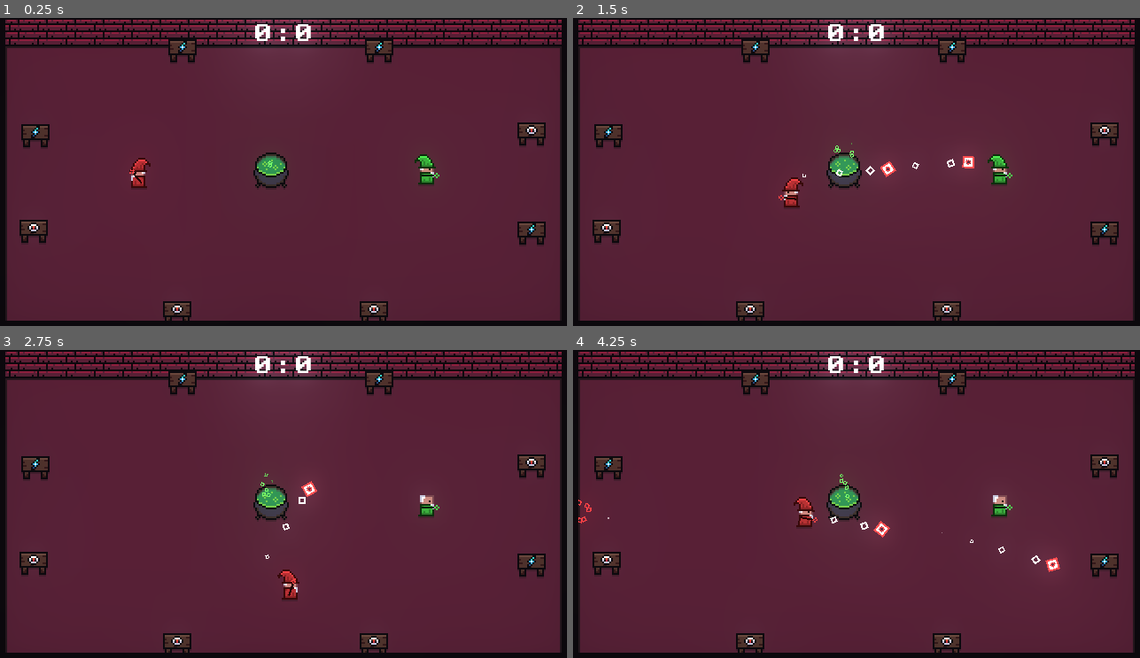
Above: before the commit, frames 1-4 (two rows, left to right).
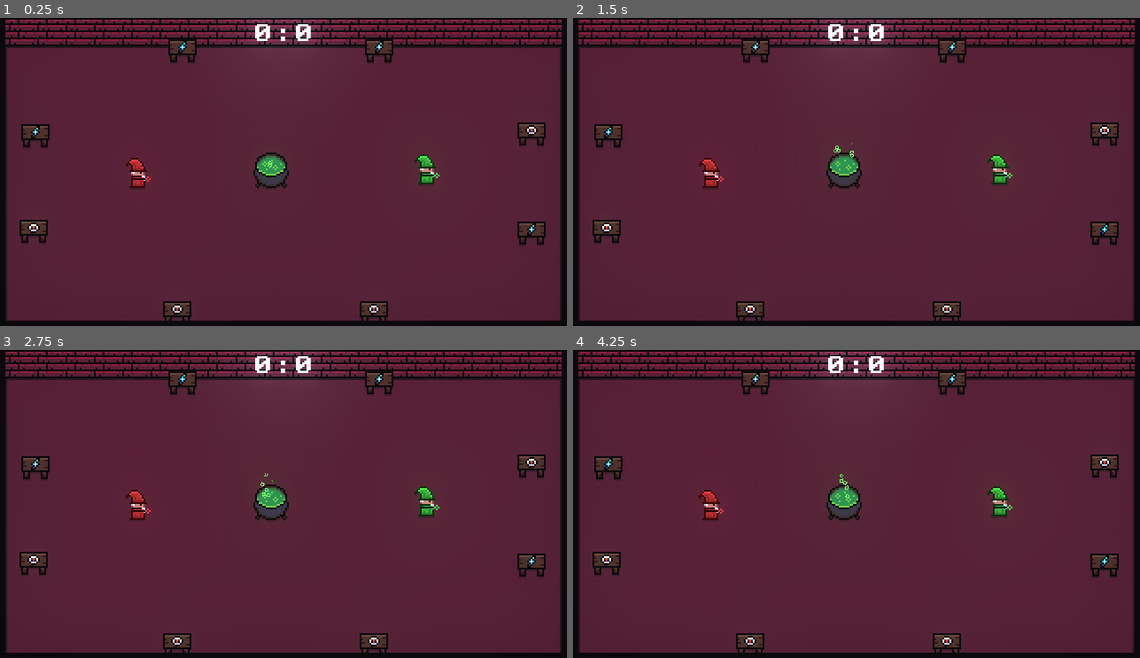
Above: after the commit, the same moments.

Repository: JoeZlonicky/spellbrew
Game: Godot game, scene res://game/game.tscn
Two runs of this game, one before a commit and one after it. Both use one fixed random seed, a clock stepped at 60 frames per second and the inputs below.
Inputs (mouse positions are in pixels of both pictures, inside the frame that each line leads up to):
- Up to frame 1 (0.25 s): no input
- Up to frame 2 (1.5 s): tap Enter at 0.5 s; move the mouse to (981, 162) at 0.52 s; press the mouse at (981, 162) at 0.53 s; hold D (move_right) 0.53-1.28 s; move the mouse to (743, 193) at 1.27 s; release the mouse at (743, 193) at 1.28 s; hold S (move_down) from 1.28 s (still down); click (743, 193) at 1.35 s
- Up to frame 3 (2.75 s): move the mouse to (340, 439) at 2.02 s; release S (move_down) at 2.03 s; hold D (move_right) from 2.03 s (still down); hold E (interact) from 2.03 s (still down); click (340, 439) at 2.3 s
- Up to frame 4 (4.25 s): move the mouse to (828, 571) at 2.77 s; release D (move_right) at 2.78 s; release E (interact) at 2.78 s; hold W (move_up) 2.78-3.53 s; click (828, 571) at 2.85 s; move the mouse to (1026, 556) at 3.52 s; press the mouse at (1026, 556) at 3.53 s; hold A (move_left) from 3.53 s (still down)

The runs differ from the first frame. In frame 1, 0.2% of the frame differs, in the area x 22-27%, y 45-56%; in frame 2, 0.7%; in frame 3, 0.7%; in frame 4, 0.9%, in the area x 0-86%, y 44-73%.

Commit message:
Controller working

Diff:
--- a/dungeon/dungeon.tscn
+++ b/dungeon/dungeon.tscn
@@ -6,6 +6,31 @@
 [ext_resource path="res://interactable/table/table.tscn" type="PackedScene" id=4]
 [ext_resource path="res://shaders/whiten_shader.tres" type="Shader" id=5]
 [ext_resource path="res://dungeon/dungeon.gd" type="Script" id=6]
+
+[sub_resource type="ShaderMaterial" id=12]
+resource_local_to_scene = true
+shader = ExtResource( 5 )
+shader_param/strength = 1.0
+
+[sub_resource type="ShaderMaterial" id=13]
+resource_local_to_scene = true
+shader = ExtResource( 5 )
+shader_param/strength = 1.0
+
+[sub_resource type="ShaderMaterial" id=14]
+resource_local_to_scene = true
+shader = ExtResource( 5 )
+shader_param/strength = 1.0
+
+[sub_resource type="RectangleShape2D" id=15]
+resource_local_to_scene = true
+extents = Vector2( 4.5, 1 )
+
+[sub_resource type="RectangleShape2D" id=16]
+resource_local_to_scene = true
+extents = Vector2( 5, 8 )
+
+[sub_resource type="AnimationNodeStateMachinePlayback" id=17]
 
 [sub_resource type="ShaderMaterial" id=6]
 shader = ExtResource( 5 )
@@ -108,6 +133,36 @@
 [node name="Player1" parent="YSort/Players" instance=ExtResource( 2 )]
 position = Vector2( 78, 96 )
 
+[node name="Robe" parent="YSort/Players/Player1/Direction/Sprite" index="0"]
+self_modulate = Color( 2.5, 0.5, 0.5, 1 )
+
+[node name="Whiten" parent="YSort/Players/Player1/Direction/Sprite/Robe" index="0"]
+material = SubResource( 12 )
+
+[node name="Whiten" parent="YSort/Players/Player1/Direction/Sprite/Head" index="0"]
+material = SubResource( 13 )
+
+[node name="Hat" parent="YSort/Players/Player1/Direction/Sprite" index="3"]
+self_modulate = Color( 2.5, 0.5, 0.5, 1 )
+
+[node name="Whiten" parent="YSort/Players/Player1/Direction/Sprite/Hat" index="0"]
+material = SubResource( 14 )
+
+[node name="CollisionShape2D" parent="YSort/Players/Player1" index="2"]
+shape = SubResource( 15 )
+
+[node name="CollisionShape2D" parent="YSort/Players/Player1/Hitbox" index="0"]
+shape = SubResource( 16 )
+
+[node name="AnimationTree" parent="YSort/Players/Player1" index="6"]
+parameters/playback = SubResource( 17 )
+
+[node name="ColorModulator" parent="YSort/Players/Player1" index="8"]
+modulation = Color( 2.5, 0.5, 0.5, 1 )
+
+[node name="InputHandler" parent="YSort/Players/Player1" index="9"]
+device_name = "1"
+
 [node name="Player2" parent="YSort/Players" instance=ExtResource( 2 )]
 position = Vector2( 241, 94 )
 
@@ -181,4 +236,5 @@
 
 [node name="Projectiles" type="Node2D" parent="."]
 
+[editable path="YSort/Players/Player1"]
 [editable path="YSort/Players/Player2"]
--- a/player/utility/input_handler.gd
+++ b/player/utility/input_handler.gd
@@ -3,12 +3,12 @@
 
 export (String, "kbm", "0", "1", "2", "3", "4") var device_name = "kbm"
 
-var movement_inputs = {"move_up": false, "move_right": false, "move_down": false, "move_left": false}
+var movement_inputs = {"move_up": 0.0, "move_right": 0.0, "move_down": 0.0, "move_left": 0.0}
 var interact_pressed = false
 var cast_pressed = false
 
 
-func _input(event) -> void:
+func _input(event: InputEvent) -> void:
 	if device_name != _get_event_device_name(event):
 		return
 
@@ -21,14 +21,28 @@
 	elif event.is_action_released("cast"):
 		cast_pressed = false
 
+	if not is_kbm(): return
+
 	for movement_event in movement_inputs.keys():
 		if event.is_action_pressed(movement_event):
-			movement_inputs[movement_event] = true
+			movement_inputs[movement_event] = 1.0
 		elif event.is_action_released(movement_event):
-			movement_inputs[movement_event] = false
+			movement_inputs[movement_event] = 0.0
 
 
-func _get_event_device_name(event) -> String:
+func _physics_process(_delta: float) -> void:
+	if is_kbm(): return
+
+	var h_axis = Input.get_joy_axis(int(device_name), JOY_AXIS_0)
+	var v_axis = Input.get_joy_axis(int(device_name), JOY_AXIS_1)
+
+	movement_inputs["move_up"] = abs(v_axis) if v_axis < -0.1 else 0.0
+	movement_inputs["move_down"] = v_axis if v_axis > 0.1 else 0.0
+	movement_inputs["move_right"] = h_axis if h_axis > 0.1 else 0.0
+	movement_inputs["move_left"] = abs(h_axis) if h_axis < -0.1 else 0.0
+
+
+func _get_event_device_name(event: InputEvent) -> String:
 	if event is InputEventKey or event is InputEventMouse:
 		return "kbm"
 	elif event is InputEventJoypadButton or event is InputEventJoypadMotion:
@@ -38,18 +52,20 @@
 
 func get_movement_input_vector() -> Vector2:
 	var movement := Vector2.ZERO
-
-	if movement_inputs["move_right"]:
-		movement.x += 1
-	if movement_inputs["move_left"]:
-		movement.x -= 1
-	if movement_inputs["move_up"]:
-		movement.y -= 1
-	if movement_inputs["move_down"]:
-		movement.y += 1
+	movement.x += movement_inputs["move_right"]
+	movement.x -= movement_inputs["move_left"]
+	movement.y -= movement_inputs["move_up"]
+	movement.y += movement_inputs["move_down"]
 
 	return movement
 
 
 func is_kbm() -> bool:
 	return device_name == "kbm"
+
+
+func get_right_stick_vector() -> Vector2:
+	if is_kbm(): return Vector2.ZERO
+
+	return Vector2(Input.get_joy_axis(int(device_name), JOY_AXIS_2),
+		Input.get_joy_axis(int(device_name), JOY_AXIS_3))
--- a/player/wand/wand.gd
+++ b/player/wand/wand.gd
@@ -2,6 +2,7 @@
 
 
 const SPELL = preload("res://spell/spell.gd")
+const RIGHT_STICK_LOOK_THRESHOLD: float = 0.3
 
 export (NodePath) var input_handler_path
 
@@ -9,6 +10,7 @@
 var is_casting_spell: bool = false
 var held_spell: GDScript = SpellList.BASIC_SPELL
 var player_color: Color
+var current_looking_direction: Vector2 = Vector2.RIGHT
 
 onready var cast_point: Position2D = $CastPoint
 onready var active_spells_node: Node2D = $ActiveSpells  # Just for organization
@@ -18,12 +20,12 @@
 
 # Follow mouse and handle spell casting
 func _physics_process(_delta) -> void:
-	var looking_direction: Vector2 = _get_looking_direction()
-	rotation = looking_direction.angle()
+	update_current_looking_direction()
 
-	if looking_direction.x > 0.1:
+	rotation = current_looking_direction.angle()
+	if current_looking_direction.x > 0.1:
 		direction_sign = 1
-	elif looking_direction.x < -0.1:
+	elif current_looking_direction.x < -0.1:
 		direction_sign = -1
 
 	if input_handler.cast_pressed and not is_casting_spell:
@@ -40,15 +42,18 @@
 func cast_held_spell() -> void:
 	var spell = SPELL.new()
 	spell.set_script(held_spell)
-	spell.initialize(get_parent(), get_global_mouse_position(), player_color)
+	spell.initialize(get_parent())
 	active_spells_node.add_child(spell)
 	spell.connect("tree_exited", self, "_on_spell_tree_exited")
 
 
-func _get_looking_direction() -> Vector2:
+func update_current_looking_direction() -> void:
 	if input_handler.is_kbm():
-		return (get_global_mouse_position() - global_position).normalized()
-	return Vector2.ZERO
+		current_looking_direction = (get_global_mouse_position() - global_position).normalized()
+	else:
+		var right_stick = input_handler.get_right_stick_vector()
+		if right_stick.length() > RIGHT_STICK_LOOK_THRESHOLD:
+			current_looking_direction = right_stick.normalized()
 
 
 func _on_spell_tree_exited() -> void:
--- a/project.godot
+++ b/project.godot
@@ -114,11 +114,19 @@
 interact={
 "deadzone": 0.5,
 "events": [ Object(InputEventKey,"resource_local_to_scene":false,"resource_name":"","device":0,"alt":false,"shift":false,"control":false,"meta":false,"command":false,"pressed":false,"scancode":0,"physical_scancode":69,"unicode":0,"echo":false,"script":null)
+, Object(InputEventJoypadButton,"resource_local_to_scene":false,"resource_name":"","device":-1,"button_index":0,"pressure":0.0,"pressed":false,"script":null)
+, Object(InputEventJoypadButton,"resource_local_to_scene":false,"resource_name":"","device":-1,"button_index":1,"pressure":0.0,"pressed":false,"script":null)
+, Object(InputEventJoypadButton,"resource_local_to_scene":false,"resource_name":"","device":-1,"button_index":4,"pressure":0.0,"pressed":false,"script":null)
+, Object(InputEventJoypadButton,"resource_local_to_scene":false,"resource_name":"","device":-1,"button_index":6,"pressure":0.0,"pressed":false,"script":null)
  ]
 }
 cast={
 "deadzone": 0.5,
 "events": [ Object(InputEventMouseButton,"resource_local_to_scene":false,"resource_name":"","device":-1,"alt":false,"sh …(213 unchanged characters)…
+, Object(InputEventJoypadButton,"resource_local_to_scene":false,"resource_name":"","device":-1,"button_index":2,"pressure":0.0,"pressed":false,"script":null)
+, Object(InputEventJoypadButton,"resource_local_to_scene":false,"resource_name":"","device":-1,"button_index":3,"pressure":0.0,"pressed":false,"script":null)
+, Object(InputEventJoypadButton,"resource_local_to_scene":false,"resource_name":"","device":-1,"button_index":5,"pressure":0.0,"pressed":false,"script":null)
+, Object(InputEventJoypadButton,"resource_local_to_scene":false,"resource_name":"","device":-1,"button_index":7,"pressure":0.0,"pressed":false,"script":null)
  ]
 }
 
--- a/spell/spell.gd
+++ b/spell/spell.gd
@@ -4,6 +4,7 @@
 var player_cast_by
 var player_position_at_cast: Vector2
 var player_color: Color
+var wand_cast_by
 var wand_end_at_cast: Vector2
 var direction_at_cast: Vector2
 
@@ -18,19 +19,20 @@
 
 
 # Set spell script and some boilerplate variables so they can be used by spells
-func initialize(player: KinematicBody2D, mouse_position: Vector2, color: Color):
+func initialize(player: KinematicBody2D):
 	player_cast_by = player
 	player_position_at_cast = player.global_position
-	player_color = color
-	wand_end_at_cast = player.wand.cast_point.global_position
-	direction_at_cast = (mouse_position - player.wand.global_position).normalized()
+	wand_cast_by = player.wand
+	player_color = wand_cast_by.player_color
+	wand_end_at_cast = wand_cast_by.cast_point.global_position
+	direction_at_cast = wand_cast_by.current_looking_direction
 
 
 # Helper function that simply spawns a projectile at the end of the wand
 # It returns the projectile it created so it can be adjusted if needed (like altering direction)
 func shoot_projectile_from_wand(projectile_scene: PackedScene) -> KinematicBody2D:
 	var projectile = projectile_scene.instance()
-	projectile.direction = (get_global_mouse_position() - player_cast_by.wand.global_position).normalized()
+	projectile.direction = wand_cast_by.current_looking_direction
 	projectile.player_cast_by = player_cast_by
 	get_projectile_container().add_child(projectile)
 	projectile.set_player_color(player_color)
Not shown: 1 places in dungeon/dungeon.tscn that only renumber resources
